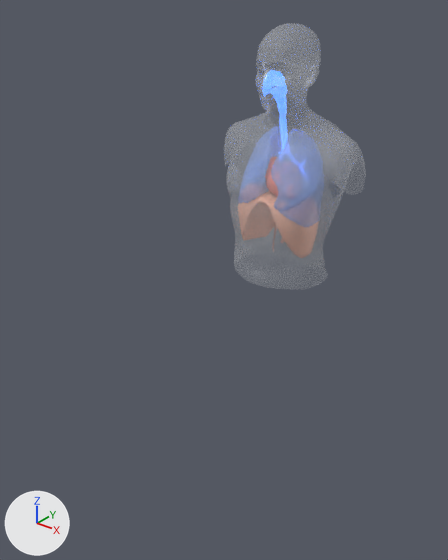
Two versions of the Blender file blender/atmen-anatomy.blend, one commit apart.
Both versions are drawn from a 50 mm lens placed at (0.991, -1.516, 1.817), pointed at (-0.27, 0.059, 0.84). Lighting does not change. The marker at lower left points along +X, +Y and +Z. The older version comes first.

The older version as bpy lines, for what is in view:
```python
me_abdomen = bpy.data.meshes.new('Abdomen')
me_abdomen.from_pydata(...)  # 1781 vertices, 1668 faces; spans x -0.153..0.153, y -0.056..0.126, z -0.113..0.155
me_abdomen.polygons.foreach_set('use_smooth', [True] * 1668)
me_abdomen.materials.append(mat_skin)  # white #eef1f6
me_body_shell = bpy.data.meshes.new('Body_Shell')
me_body_shell.from_pydata(...)  # 9294 vertices, 17999 faces; spans x -0.241..0.241, y -0.15..0.115, z -0.346..0.241
me_body_shell.polygons.foreach_set('use_smooth', [True] * 17999)
me_body_shell.materials.append(mat_skin)  # white #eef1f6
me_head = bpy.data.meshes.new('Head')
me_head.from_pydata(...)  # 7117 vertices, 13769 faces; spans x -0.093..0.093, y -0.097..0.126, z -0.1..0.121
me_head.polygons.foreach_set('use_smooth', [True] * 13769)
me_head.materials.append(mat_skin)  # white #eef1f6
ob_abdomen = bpy.data.objects.new('Abdomen', me_abdomen)
ob_abdomen.parent = ob_anatomy
ob_abdomen.location = (0.0, -0.0755, 1.088)
ob_body_shell = bpy.data.objects.new('Body_Shell', me_body_shell)
ob_body_shell.parent = ob_anatomy
ob_body_shell.location = (-0.000153, 0.0202, 1.321)
ob_head = bpy.data.objects.new('Head', me_head)
ob_head.parent = ob_anatomy
ob_head.location = (0.000131, -0.0191, 1.588)
```
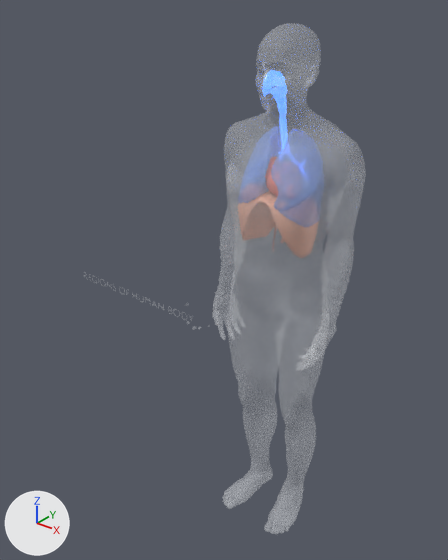
Where the change shows, as pixel boxes [x1, y1, x2, y2] in the pictures (448 x 560 px):
'Legs', added
    after: [84, 267, 325, 535]
'Arms', added
    after: [212, 161, 363, 371]

Patch to the scene script:
```diff
--- a/blender/atmen-anatomy.blend.py
+++ b/blender/atmen-anatomy.blend.py
@@ me_legs @@
+me_legs.from_pydata(...)  # 7415 vertices, 13898 faces, 5 loose edges; spans x -0.908..0.378, y -0.14..0.154, z -0.382..0.594
+me_legs.polygons.foreach_set('use_smooth', [True] * 13898)
+me_legs.materials.append(mat_skin)  # white #eef1f6
@@ me_arms @@
+me_arms.from_pydata(...)  # 6127 vertices, 11993 faces, 9 loose edges; spans x -0.245..0.241, y -0.096..0.123, z -0.204..0.447
+me_arms.polygons.foreach_set('use_smooth', [True] * 11993)
+me_arms.materials.append(mat_skin)  # white #eef1f6
@@ ob_legs @@
+ob_legs = bpy.data.objects.new('Legs', me_legs)
+ob_legs.parent = ob_anatomy
+ob_legs.location = (-0.0881, -0.00564, 0.381)
@@ ob_arms @@
+ob_arms = bpy.data.objects.new('Arms', me_arms)
+ob_arms.parent = ob_anatomy
+ob_arms.location = (0.00175, -0.0122, 0.905)
```
